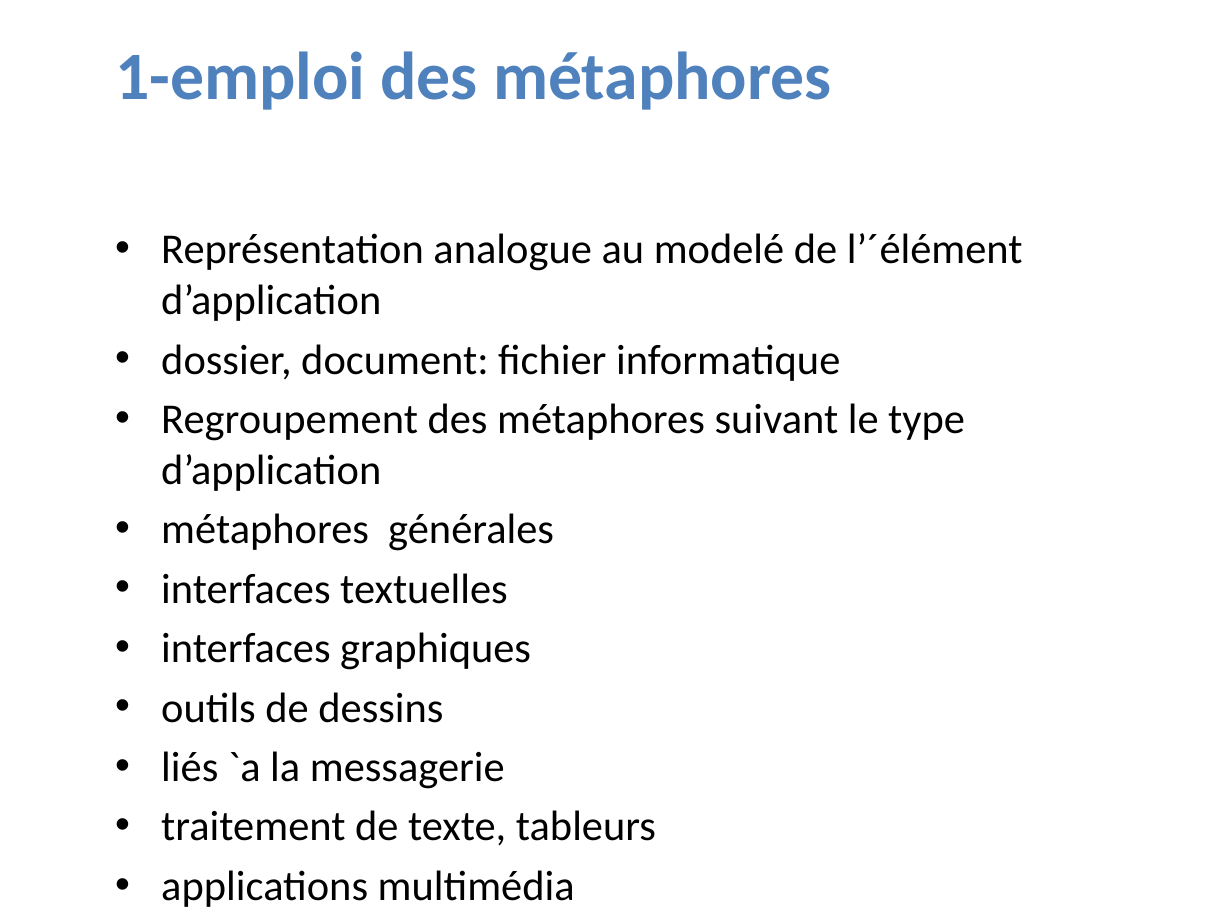
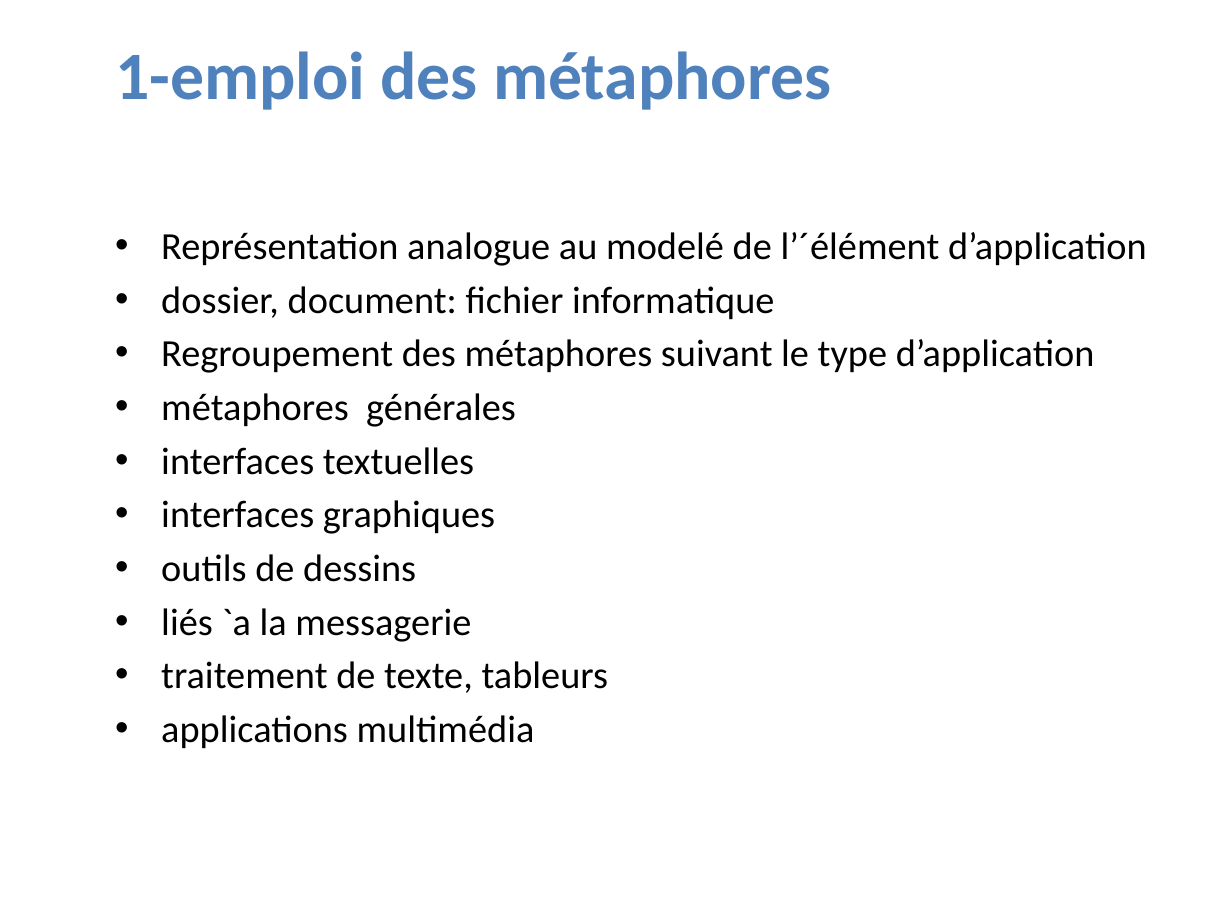
Before and after one commit to LucNtonga/IHM, a slide deck: slide 17 of INTERFACE.pptx. Drawn at 1232x924 pixels with LibreOffice and Linux fonts; fonts in the diff are those of the drawing; background and template pictures are left out. Boxes give left, top, right and bottom in pixels: in the first picture for what was removed or moved away, otherwise in the second. Text is boxed around its words. In the diff, an @@ line names an element or a change of style, - is before the commit and + after.

```diff
--- a/INTERFACE.pptx
+++ b/INTERFACE.pptx
@@ text "Représentation analogue au modelé de ..." at [161,232,1147,749]: size 24.8 to 22.4 pt @@
```
Also in this commit, not shown: 3 other slides changed.
